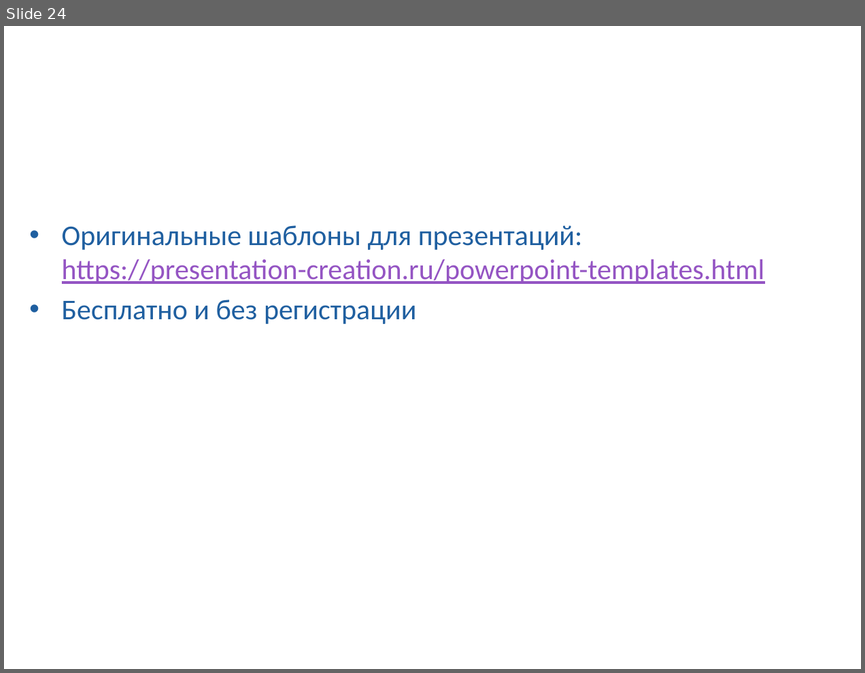
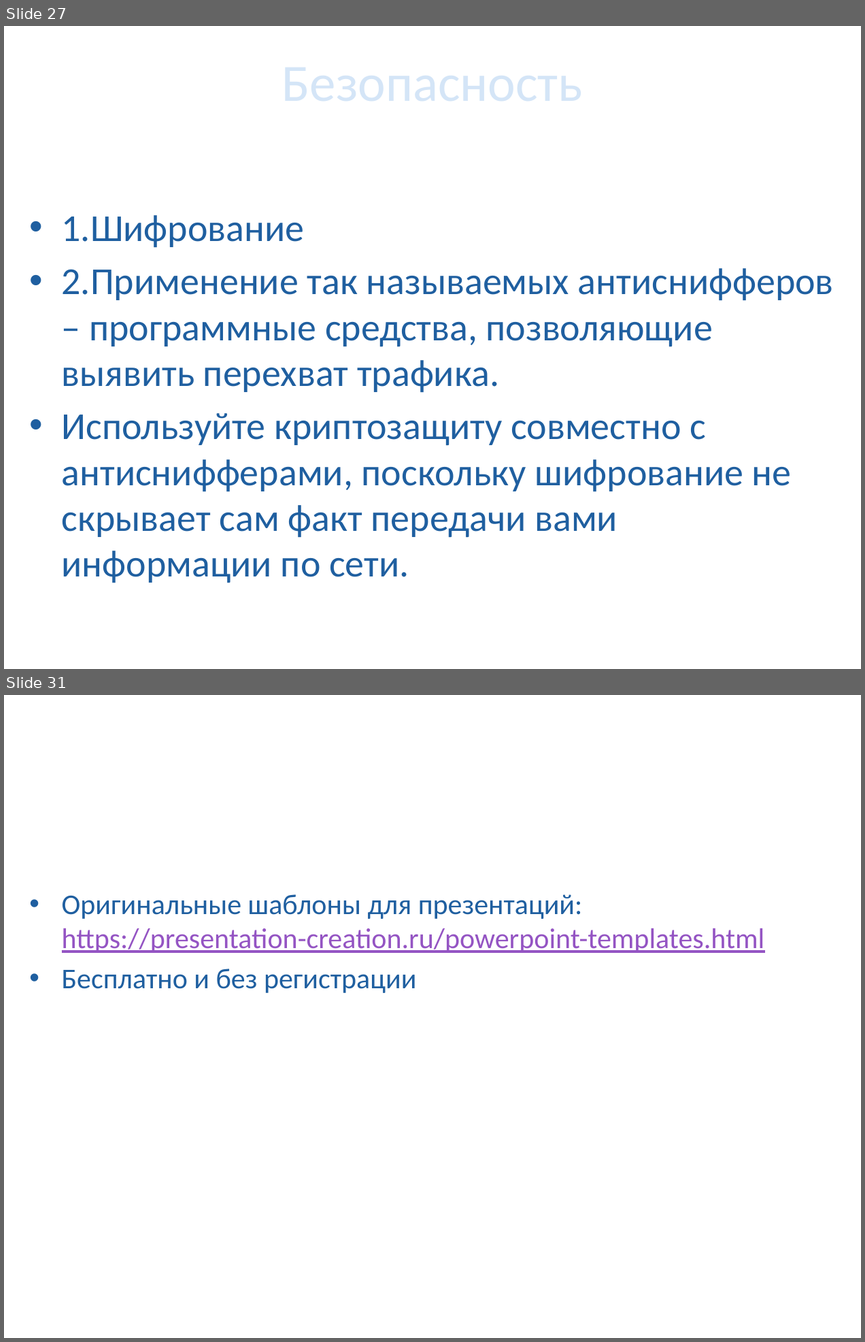
Before and after one commit to SkibaSAY/Doclad_Sniffers, a slide deck: Доклад_Снифферы.pptx. Shown one above the other, each under a label of ours: slide 24 before the commit, slides 27 and 31 after it; the slides between them are not shown. The pictures are 865x673 and 865x1342 pixels, drawn with LibreOffice and Linux fonts; fonts in the diff are those of the drawing; background and template pictures are left out. Boxes give left, top, right and bottom in pixels: in the first picture for what was removed or moved away, otherwise in the second. Text is boxed around its words. In the diff, an @@ line names an element or a change of style, - is before the commit and + after.

```diff
--- a/Доклад_Снифферы.pptx
+++ b/Доклад_Снифферы.pptx
@@ slide 27 added at (4, 26, 861, 669), background picture (left out) @@
@@ title added at (113, 26, 751, 134), 44 pt, text #D4E5F7 @@
+Безопасность
@@ text added at (62, 215, 834, 583), 32 pt, text #1F5FA0 @@
+• 1.Шифрование
+• 2.Применение так называемых антиснифферов – программные средства, позволяющие выявить перехват трафика.
+• Используйте криптозащиту совместно с антиснифферами, поскольку шифрование не скрывает сам факт передачи вами информации по сети.
@@ what was slide 24 is now slide 31 @@
```
Also in this commit, not shown: 19 slides changed, 9 other slides added, 3 slides removed, 1 other file.
